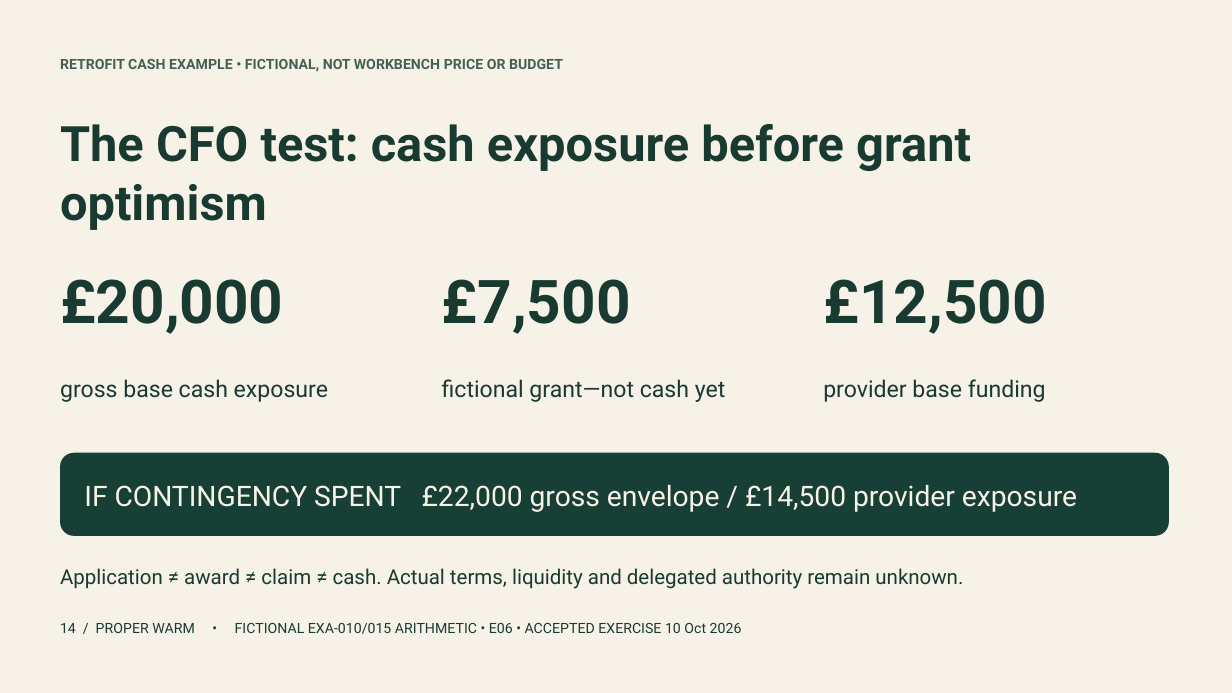
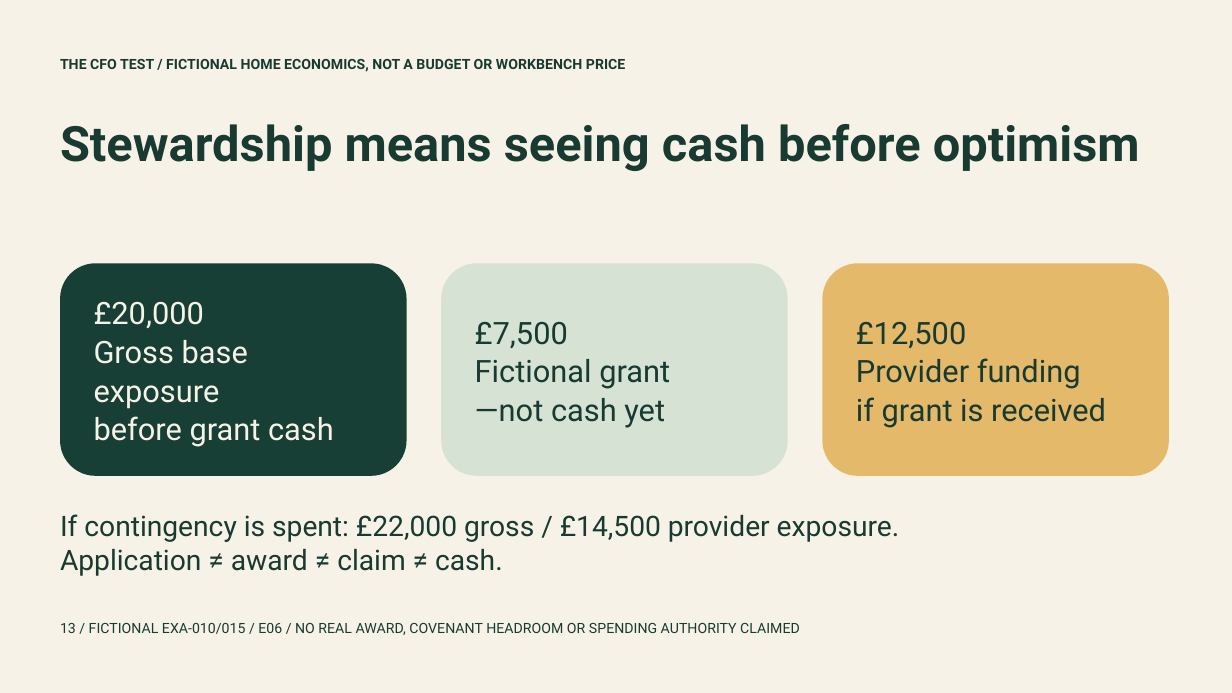
Before and after one commit to jmservera/ama, a slide deck: slide 13 of docs/capstone/deck/proper-warm-executive-draft.pptx (slide 14 before the commit). Drawn at 1232x693 pixels with LibreOffice and Linux fonts; fonts in the diff are those of the drawing. Boxes give left, top, right and bottom in pixels: in the first picture for what was removed or moved away, otherwise in the second. Text is boxed around its words. In the diff, an @@ line names an element or a change of style, - is before the commit and + after.

```diff
--- a/docs/capstone/deck/proper-warm-executive-draft.pptx
+++ b/docs/capstone/deck/proper-warm-executive-draft.pptx
@@ text at <box>60,59,625,72</box>: text changed; text colour #446056 to #183A31 @@
-RETROFIT CASH EXAMPLE • FICTIONAL, NOT WORKBENCH PRICE OR BUDGET
+THE CFO TEST / FICTIONAL HOME ECONOMICS, NOT A BUDGET OR WORKBENCH PRICE
@@ text at <box>60,124,1140,171</box>: text changed @@
-The CFO test: cash exposure before grant optimism
+Stewardship means seeing cash before optimism
@@ rounded rectangle added at <box>60,263,407,476</box>, fill #173F35, 24 pt, text #F7F2E7 @@
+£20,000
+Gross base exposure
+before grant cash
@@ rounded rectangle "£7,500": place and size @@
-rounded rectangle "£7,500" at <box>442,379,726,402</box>
+rounded rectangle "£7,500" at <box>442,263,788,476</box>
@@ rounded rectangle "£7,500" at <box>442,263,788,476</box>: vertical alignment top to middle; fill none to #D5E2D4 @@
@@ rounded rectangle added at <box>823,263,1169,476</box>, fill #E5B96A, 24 pt, text #183A31 @@
+£12,500
+Provider funding
+if grant is received
@@ text removed at <box>60,279,283,334</box> @@
-£20,000
@@ text removed at <box>442,279,631,334</box> @@
-£7,500
@@ text removed at <box>823,279,1046,334</box> @@
-£12,500
@@ text in rounded rectangle at <box>475,322,670,428</box>: text changed; size 18 to 24 pt @@
-fictional grant—not cash yet
+£7,500
+Fictional grant
+—not cash yet
@@ text removed at <box>60,379,328,402</box> @@
-gross base cash exposure
@@ text removed at <box>823,379,1046,402</box> @@
-provider base funding
@@ text "If contingency is spent: £22,000 ...": place and size @@
-text "If contingency is spent: £22,000 ..." at <box>60,453,1169,536</box>
+text "If contingency is spent: £22,000 ..." at <box>60,514,900,576</box>
@@ text "If contingency is spent: £22,000 ..." at <box>60,514,900,576</box>: vertical alignment middle to top; fill #173F35 to none @@
@@ text at <box>60,514,900,576</box>: text changed; text colour #F7F2E7 to #183A31 @@
-IF CONTINGENCY SPENT £22,000 gross envelope / £14,500 provider exposure
+If contingency is spent: £22,000 gross / £14,500 provider exposure.
+Application ≠ award ≠ claim ≠ cash.
@@ text removed at <box>60,568,963,589</box> @@
-Application ≠ award ≠ claim ≠ cash. Actual terms, liquidity and delegated authority remain unknown.
@@ text at <box>60,623,800,635</box>: text changed @@
-14 / PROPER WARM • FICTIONAL EXA-010/015 ARITHMETIC • E06 • ACCEPTED EXERCISE 10 Oct 2026
+13 / FICTIONAL EXA-010/015 / E06 / NO REAL AWARD, COVENANT HEADROOM OR SPENDING AUTHORITY CLAIMED
```
Also in this commit, not shown: 4 other slides changed, 13 slides added, 13 slides removed, 37 other files.
